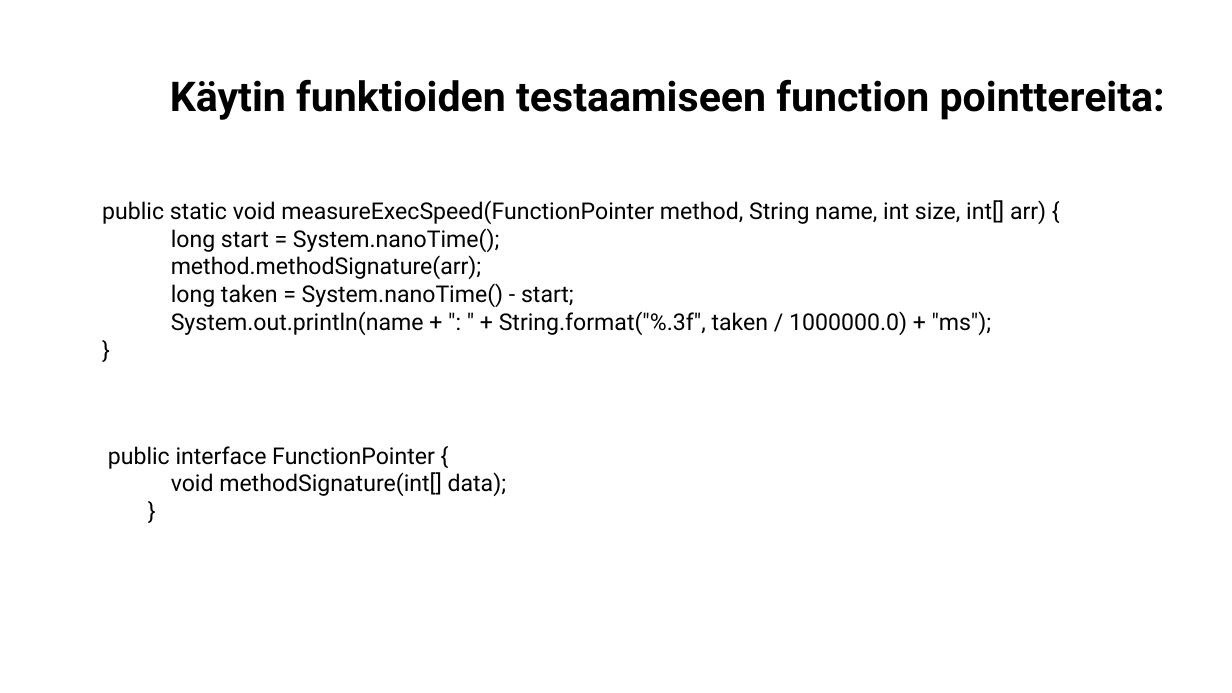
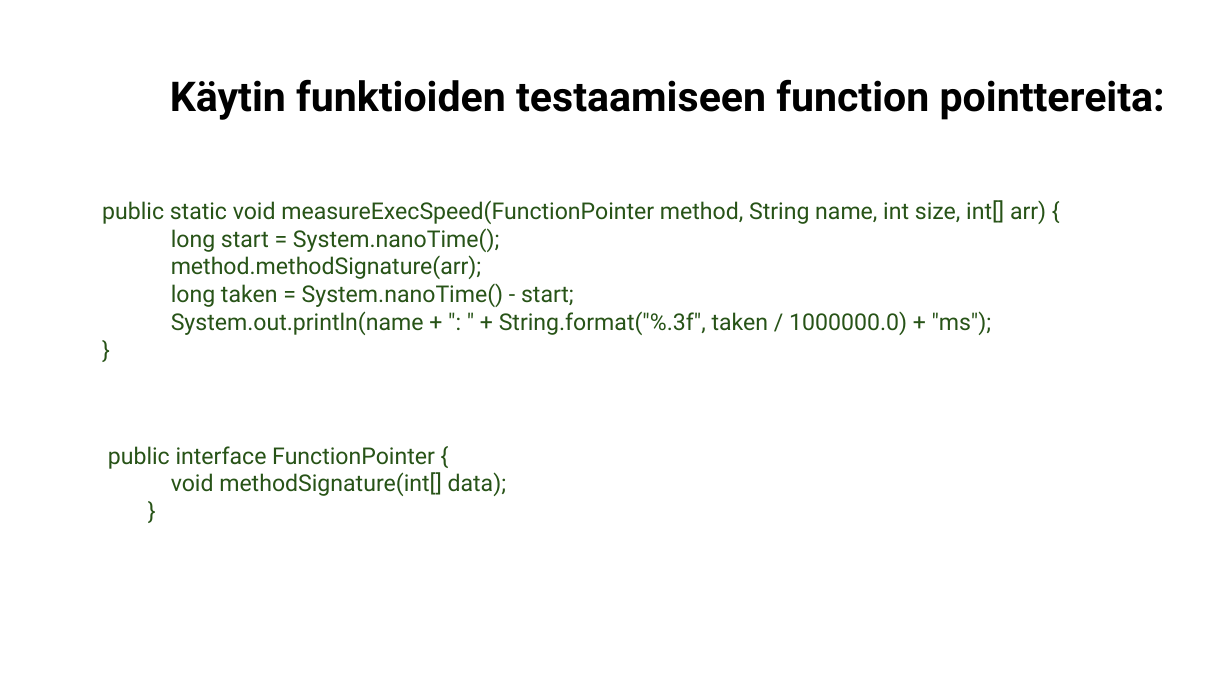
Before and after one commit to KeskinenNiilo/SortAlgorithmsJava, a slide deck: slide 4 of dokumentointi.pptx (slide 5 before the commit). Drawn at 1232x693 pixels with LibreOffice and Linux fonts; fonts in the diff are those of the drawing. Boxes give left, top, right and bottom in pixels: in the first picture for what was removed or moved away, otherwise in the second. Text is boxed around its words. In the diff, an @@ line names an element or a change of style, - is before the commit and + after.

```diff
--- a/dokumentointi.pptx
+++ b/dokumentointi.pptx
@@ text "public static void measureExecSpeed(FunctionPointer method, ..." at [102, 200, 1046, 335]: text colour #000000 to #275417 @@
@@ text "public interface FunctionPointer {" at [108, 446, 507, 496]: text colour #000000 to #275417 @@
```
Also in this commit, not shown: 4 other slides changed, 2 slides added, 3 slides removed, 1 other file.
